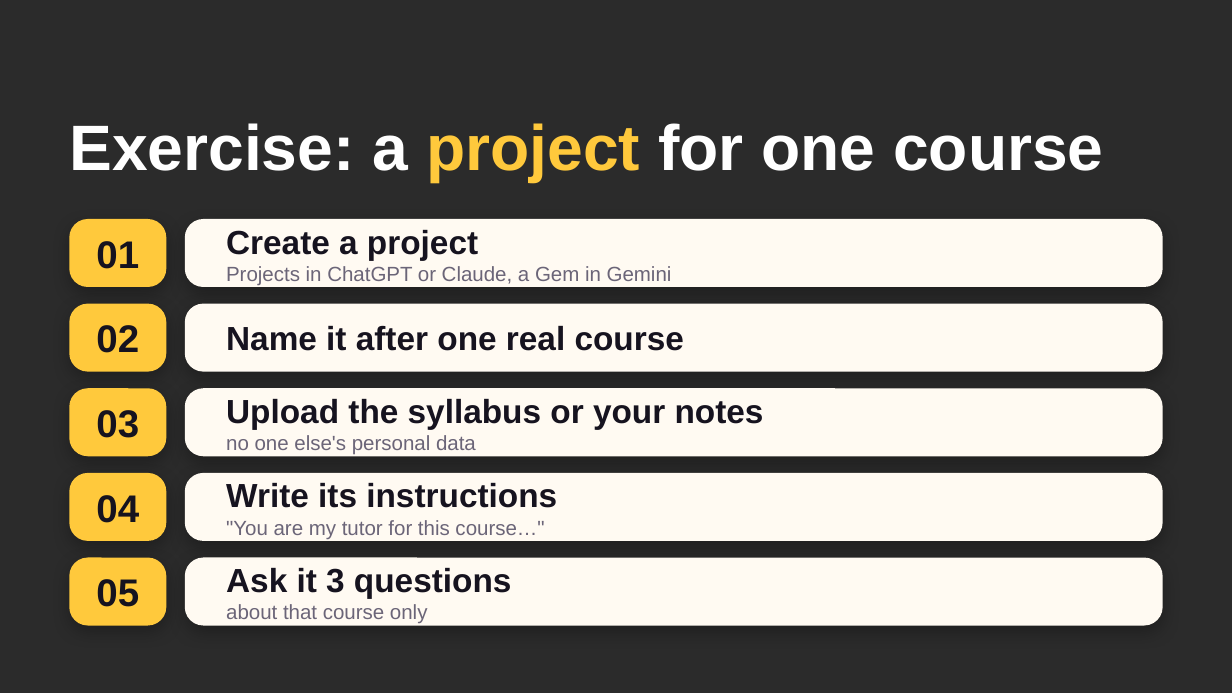
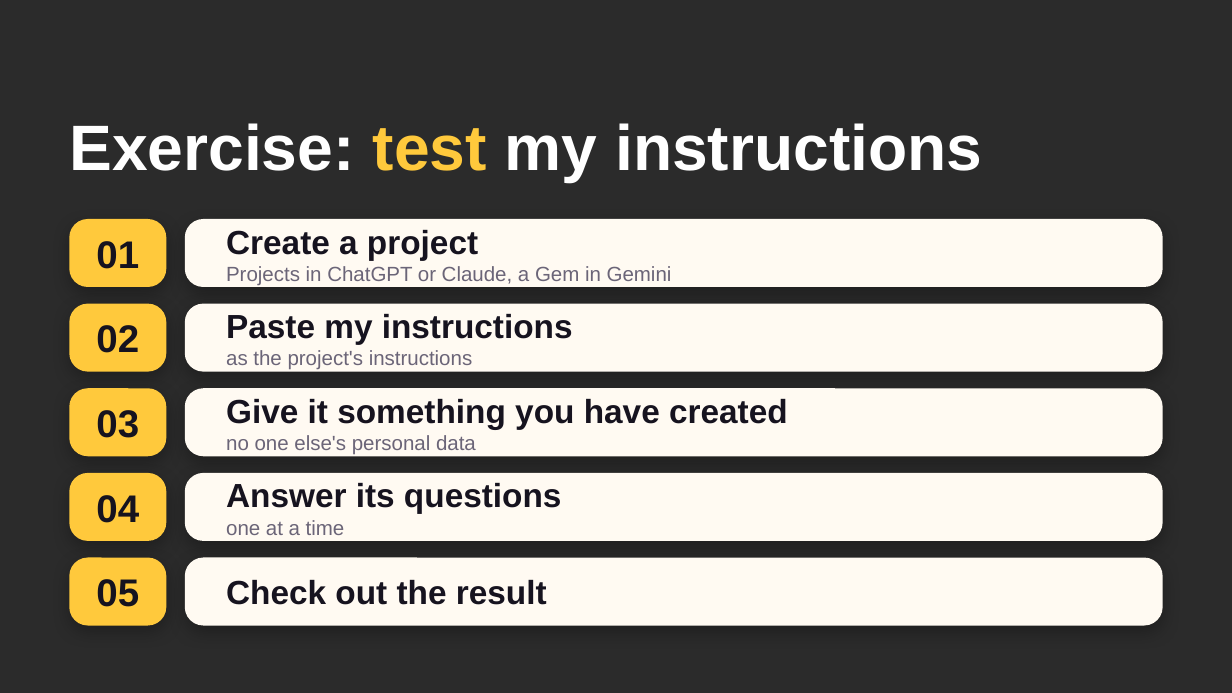
Before and after one commit to ffouladgar-ux/motion-graphics, a slide deck: slide 35 of courses/uca-ai/day2/UCA_AI_Day2.pptx. Drawn at 1232x693 pixels with LibreOffice and Linux fonts; fonts in the diff are those of the drawing; background and template pictures are left out; a plain dark background stands for a picture behind light text. Boxes give left, top, right and bottom in pixels: in the first picture for what was removed or moved away, otherwise in the second. Text is boxed around its words. In the diff, an @@ line names an element or a change of style, - is before the commit and + after.

```diff
--- a/courses/uca-ai/day2/UCA_AI_Day2.pptx
+++ b/courses/uca-ai/day2/UCA_AI_Day2.pptx
@@ title at box(69, 123, 982, 182): text changed @@
-Exercise: a project for one course
+Exercise: test my instructions
@@ text in rounded rectangle at box(226, 313, 573, 369): text changed; size 26 to 16 pt; text colour #16131F to #6B6578; bold off @@
-Name it after one real course
+Paste my instructions
+as the project's instructions
@@ text in rounded rectangle at box(226, 398, 788, 429): text changed @@
-Upload the syllabus or your notes
+Give it something you have created
@@ text in rounded rectangle at box(226, 482, 562, 535): text changed; size 16 to 26 pt; text colour #6B6578 to #16131F; bold on @@
-Write its instructions
-"You are my tutor for this course…"
+Answer its questions
+one at a time
@@ text in rounded rectangle at box(226, 579, 547, 605): text changed; size 16 to 26 pt; text colour #6B6578 to #16131F; bold on @@
-Ask it 3 questions
-about that course only
+Check out the result
```
Also in this commit, not shown: 4 slides removed, 2 other files.
